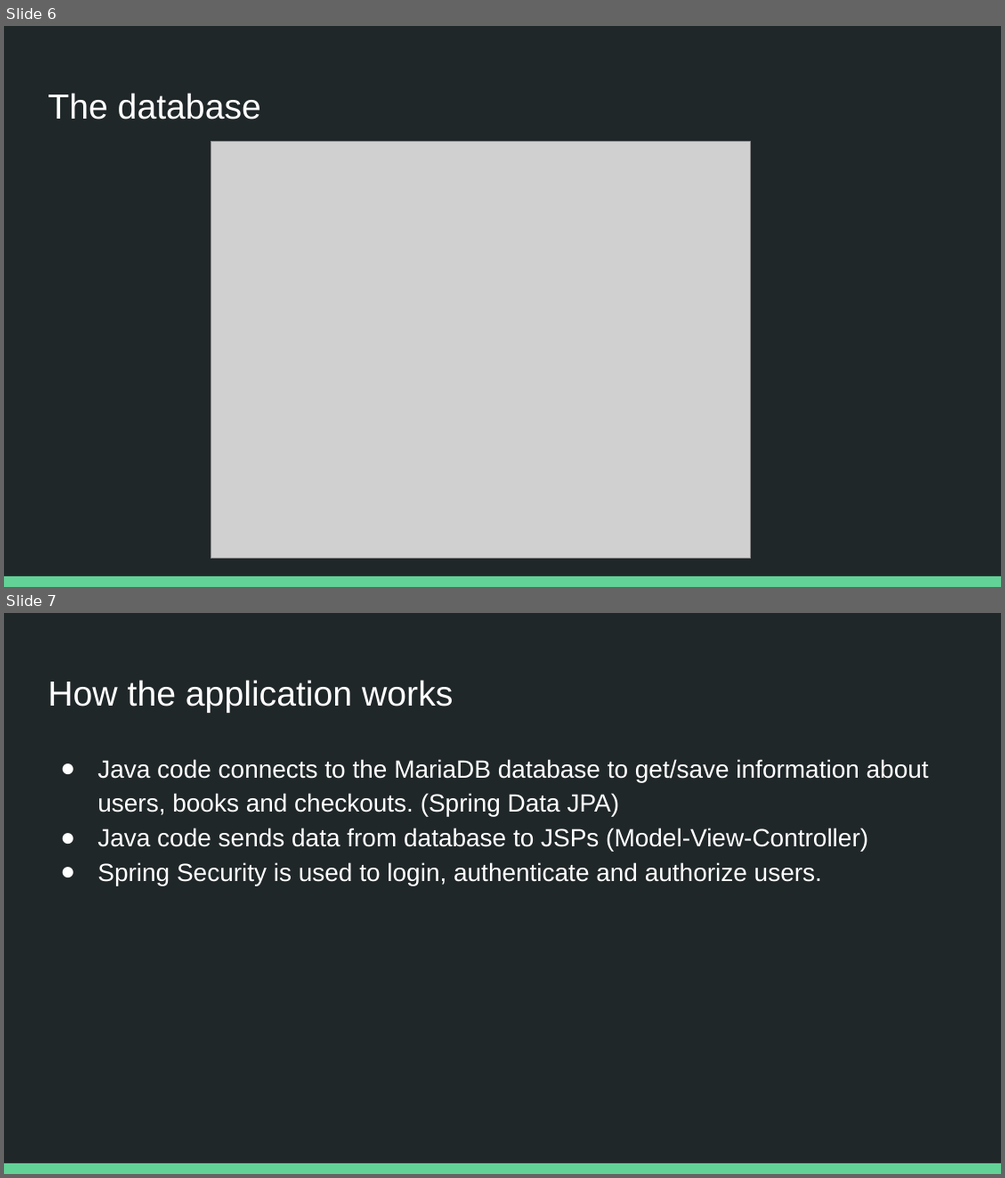
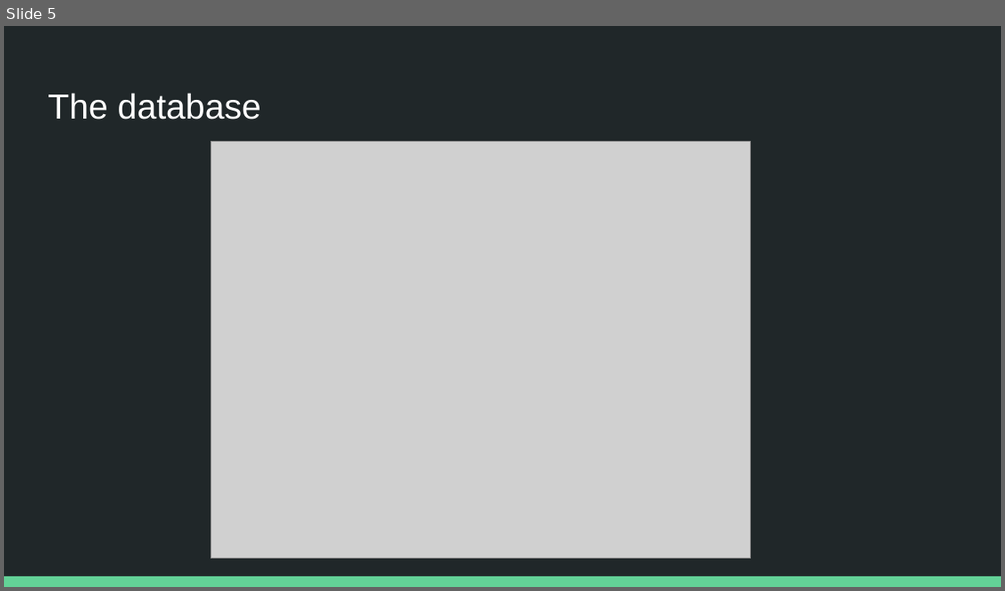
Before and after one commit to sujatanaik530/TEKsystemsJD_Capstone_LMS, a slide deck: Capstone.pptx. Shown one above the other, each under a label of ours: slides 6 and 7 before the commit, slide 5 after it. The pictures are 1005x1178 and 1005x591 pixels, drawn with LibreOffice and Linux fonts; fonts in the diff are those of the drawing; grey boxes stand for pictures. Boxes give left, top, right and bottom in pixels: in the first picture for what was removed or moved away, otherwise in the second. Text is boxed around its words. In the diff, an @@ line names an element or a change of style, - is before the commit and + after.

```diff
--- a/Capstone.pptx
+++ b/Capstone.pptx
@@ slide 7 removed at <box>4,613,1001,1174</box>, background #202729; not listed: 1 template element that a slide beside it also shows @@
@@ title removed at <box>48,680,453,713</box> @@
-How the application works
@@ text removed at <box>97,759,929,885</box> @@
-● Java code connects to the MariaDB database to get/save information about users, books and checkouts. (Spring Data JPA)
-● Java code sends data from database to JSPs (Model-View-Controller)
-● Spring Security is used to login, authenticate and authorize users.
@@ what was slide 6 is now slide 5 @@
```
Also in this commit, not shown: 4 slides changed, 3 other slides removed.
